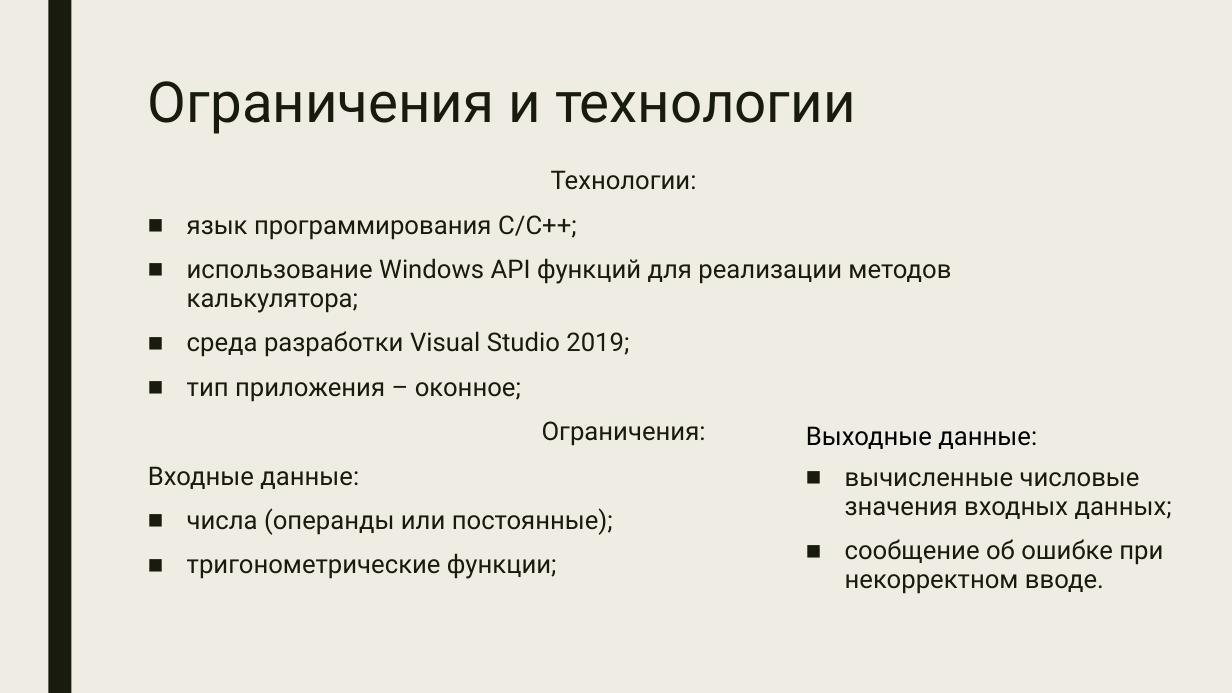
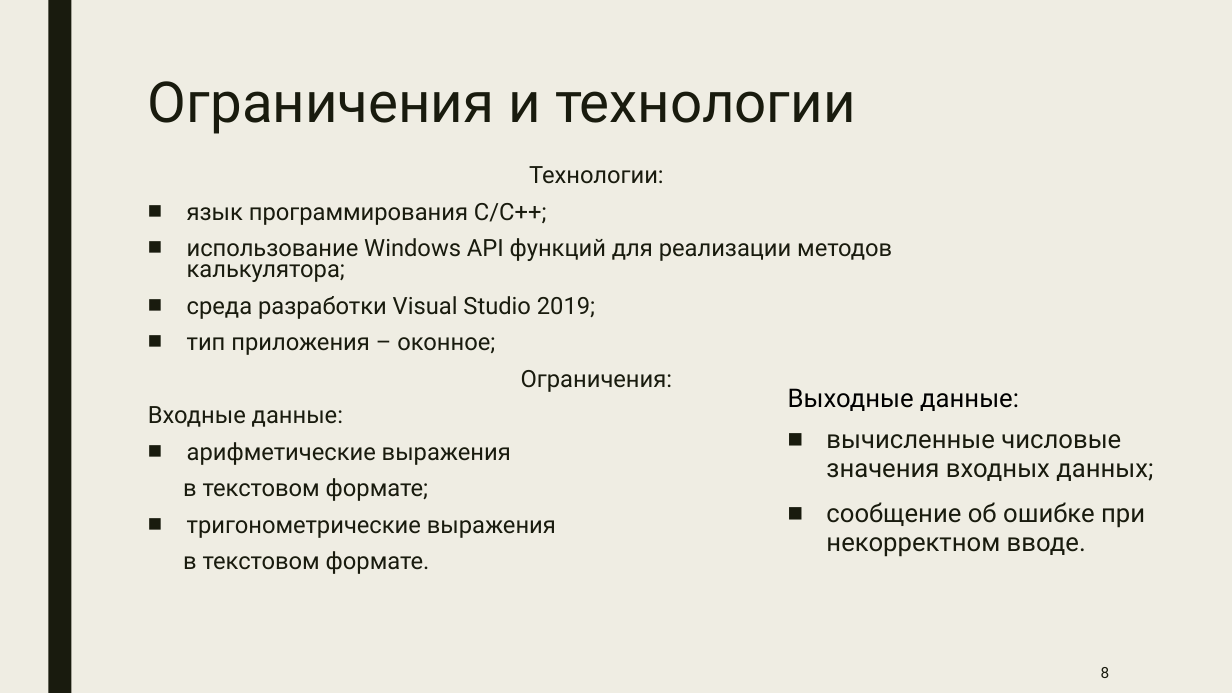
Before and after one commit to romankuz19/-, a slide deck: slide 8 of Презентация для защиты курсовой.pptx (slide 7 before the commit). Drawn at 1232x693 pixels with LibreOffice and Linux fonts; fonts in the diff are those of the drawing. Boxes give left, top, right and bottom in pixels: in the first picture for what was removed or moved away, otherwise in the second. Text is boxed around its words. In the diff, an @@ line names an element or a change of style, - is before the commit and + after.

```diff
--- a/Презентация для защиты курсовой.pptx
+++ b/Презентация для защиты курсовой.pptx
@@ text at box(148, 166, 892, 427): size 20 to 18.5 pt in "Технологии:", "язык программирования C/C++;", "использование Windows API функций для реализации методов ...", "среда разработки Visual Studio 2019;" and 3 more places; line spacing 0.94 to 0.74 @@
@@ text "Выходные данные:": place and size @@
-text "Выходные данные:" at box(806, 426, 1172, 594)
+text "Выходные данные:" at box(788, 388, 1153, 557)
@@ text at box(183, 442, 556, 574): text changed; size 20 to 18.5 pt @@
-■ числа (операнды или постоянные);
-■ тригонометрические функции;
+■ арифметические выражения
+в текстовом формате;
+■ тригонометрические выражения
+в текстовом формате.
@@ page number added at box(1101, 667, 1110, 678), 12 pt, text #191B0E @@
+8
```
Also in this commit, not shown: 9 other slides changed, 1 slide added, 3 slides removed, 5 other files.
